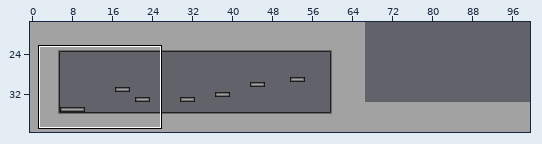
Two versions of a level (Tiled map, Maps/testMap.tmx). Above, an overview of the earlier version with the close-up marked.
Close-up. The starting point:
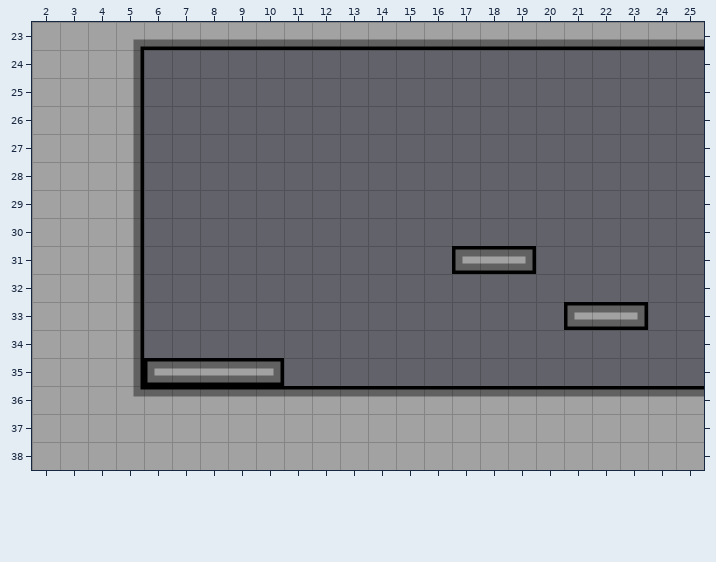
Cells are 32x32 px. Shown: x 2..25, y 23..38.
The result:
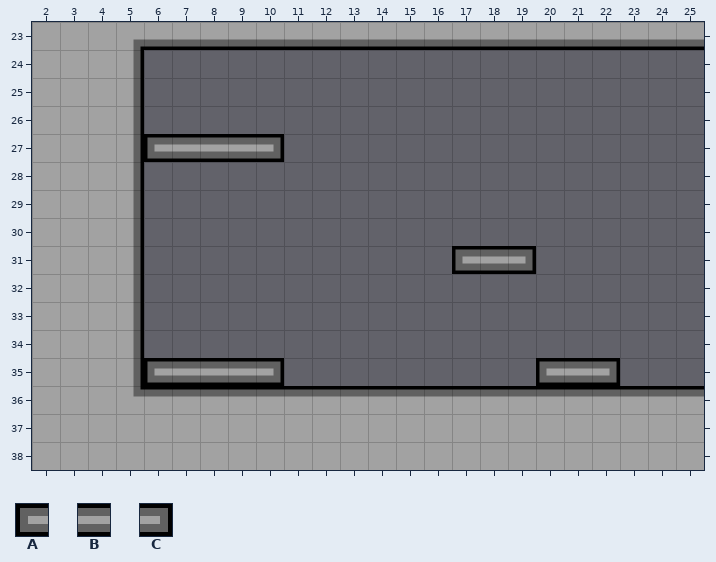
Key: from "testTileSet": A 19, B 20, C 22.
_ is an empty cell.
Change:
{"where": "layer \"Tiles\""}
{"y":27,"x":6,"old":"_____","new":"ABBBC"}
{"y":33,"x":21,"old":"ABC","new":"___"}
{"y":35,"x":20,"old":"___","new":"ABC"}
{"label":"added","picture_box":[144,134,284,162]}
{"label":"removed","picture_box":[564,302,648,330]}
{"label":"added","picture_box":[536,358,620,386]}
